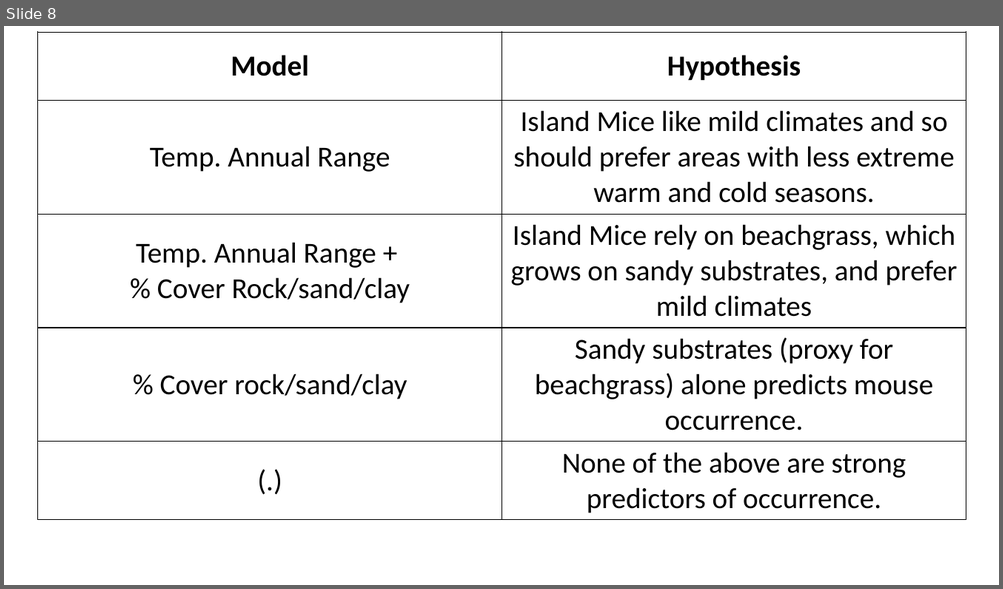
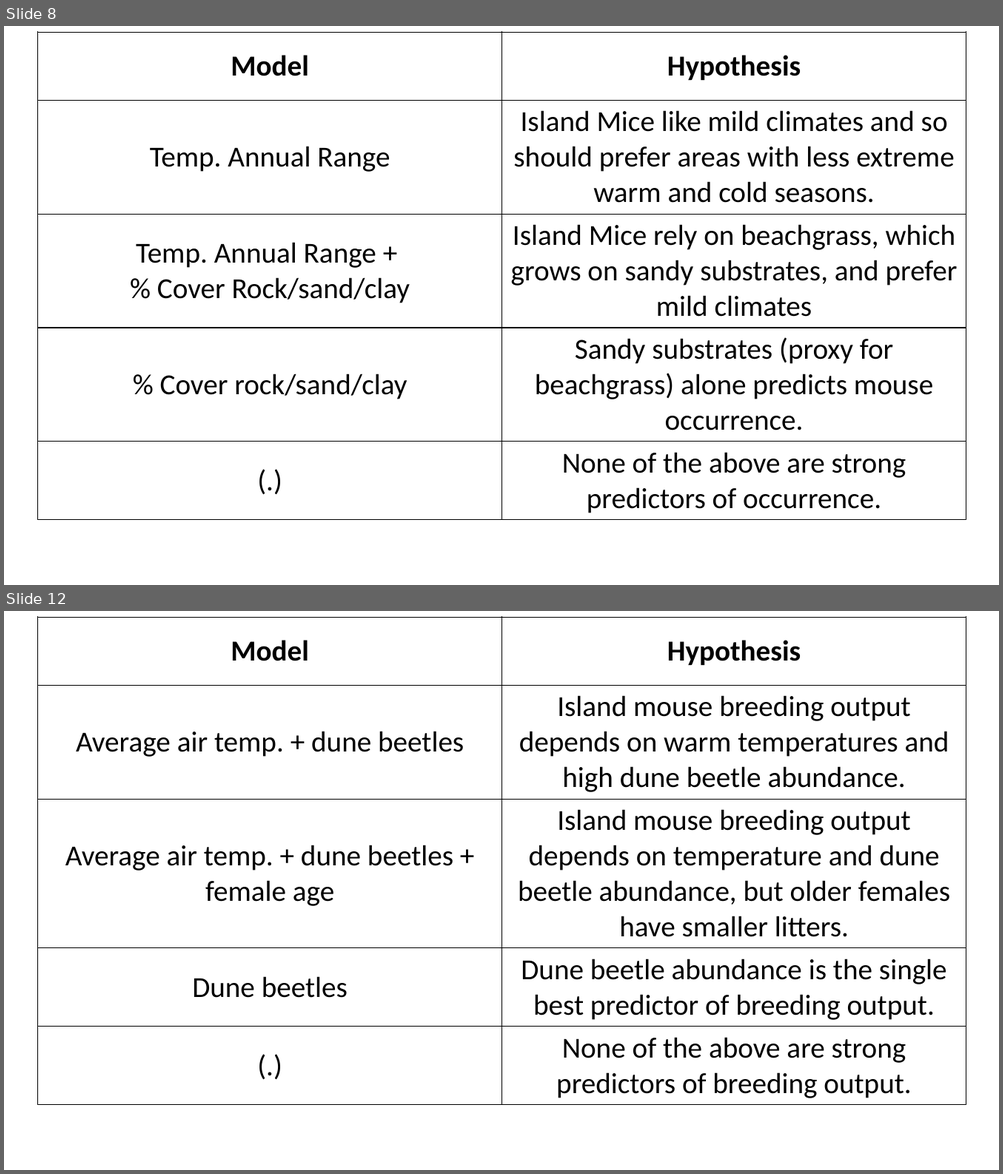
Before and after one commit to annamtucker/ssa-200, a slide deck: static/activities/activity-1.pptx. Shown one above the other, each under a label of ours: slide 8 before the commit, slides 8 and 12 after it; the slides between them are not shown. The pictures are 1003x589 and 1003x1174 pixels, drawn with LibreOffice and Linux fonts; fonts in the diff are those of the drawing; background and template pictures are left out. Boxes give left, top, right and bottom in pixels: in the first picture for what was removed or moved away, otherwise in the second. Text is boxed around its words. In the diff, an @@ line names an element or a change of style, - is before the commit and + after.

```diff
--- a/static/activities/activity-1.pptx
+++ b/static/activities/activity-1.pptx
@@ slide 12 added at (x1=4, y1=611, x2=999, y2=1170), background #FFFFFF @@
@@ table added at (x1=37, y1=617, x2=966, y2=1102), 5 rows, 2 columns @@
+Model | Hypothesis
+Average air temp. + dune beetles | Island mouse breeding output depends on warm temperatures and high dune beetle abundance.
+Average air temp. + dune beetles + female age | Island mouse breeding output depends on temperature and dune beetle abundance, but older females have smaller litters.
+Dune beetles | Dune beetle abundance is the single best predictor of breeding output.
+(.) | None of the above are strong predictors of breeding output.
```
Also in this commit, not shown: 1 slide changed, 4 other slides added, 2 other files.
